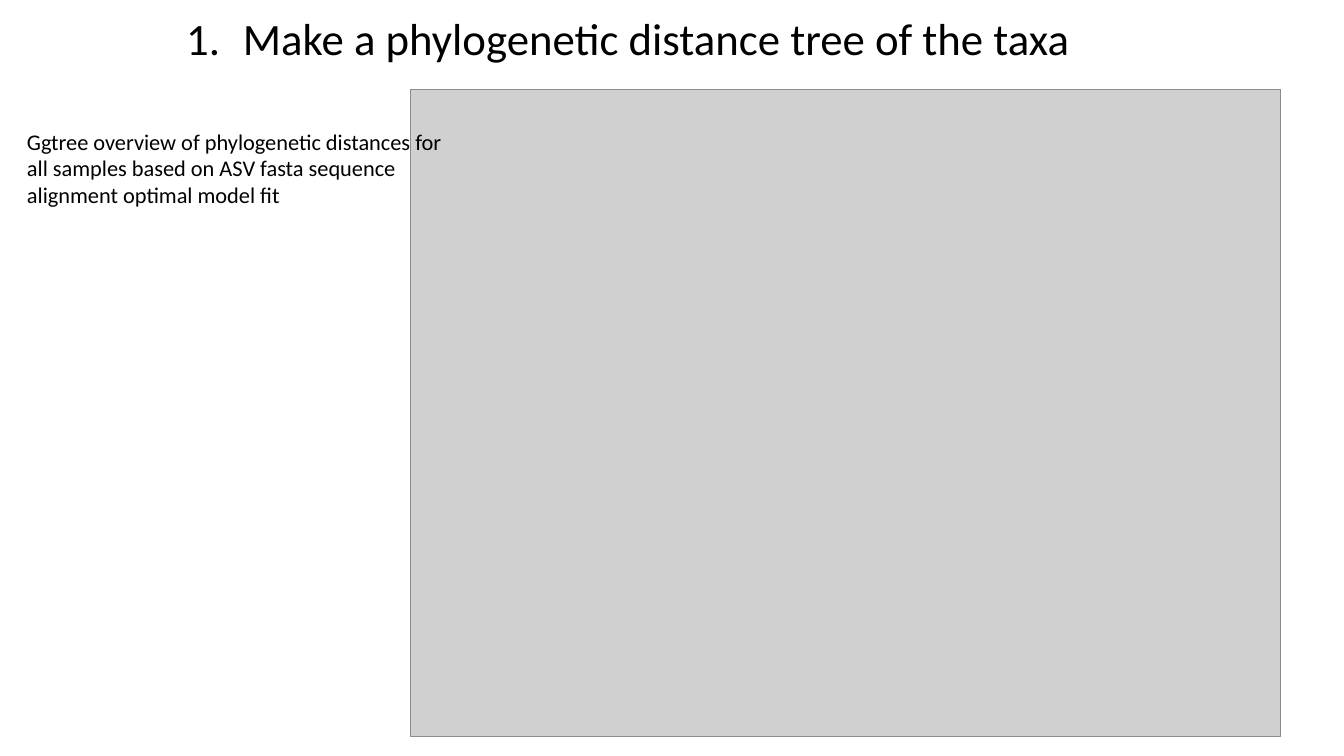
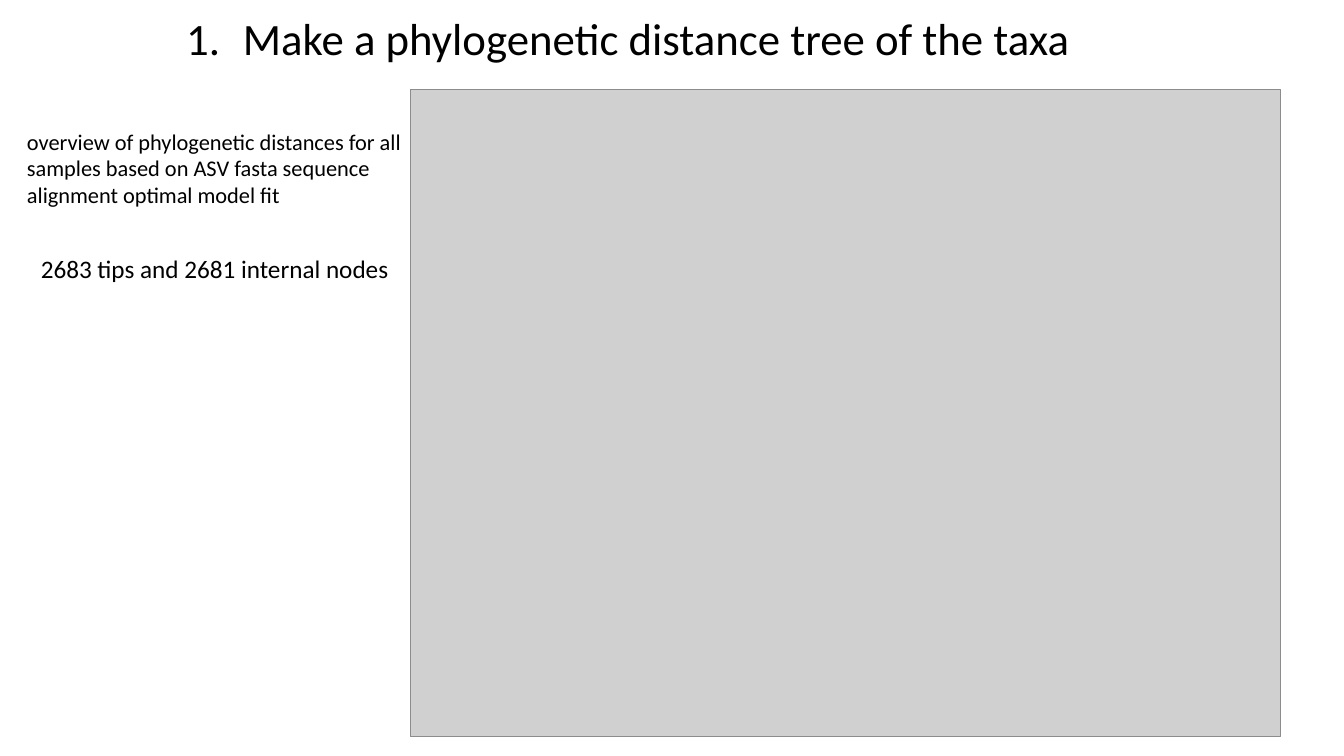
Before and after one commit to MADscientist314/Type_1_Diabetes_public, a slide deck: slide 4 of T1D Beta diversity update_21_July2022.pptx (slide 3 before the commit). Drawn at 1344x756 pixels with LibreOffice and Linux fonts; fonts in the diff are those of the drawing; grey boxes stand for pictures. Boxes give left, top, right and bottom in pixels: in the first picture for what was removed or moved away, otherwise in the second. Text is boxed around its words. In the diff, an @@ line names an element or a change of style, - is before the commit and + after.

```diff
--- a/T1D Beta diversity update_21_July2022.pptx
+++ b/T1D Beta diversity update_21_July2022.pptx
@@ text at <box>27,134,401,207</box>: text changed @@
-Ggtree overview of phylogenetic distances for all samples based on ASV fasta sequence alignment optimal model fit
+overview of phylogenetic distances for all samples based on ASV fasta sequence alignment optimal model fit
@@ text added at <box>41,260,388,282</box>, 18 pt, text #000000 @@
+2683 tips and 2681 internal nodes
```
Also in this commit, not shown: 2 other slides changed, 3 slides added, 12 other files.
